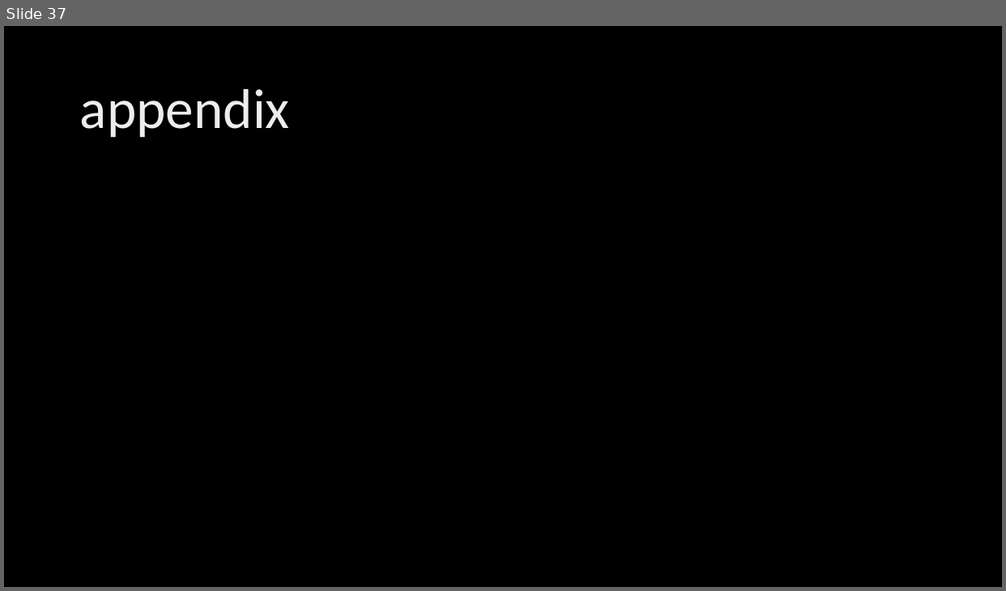
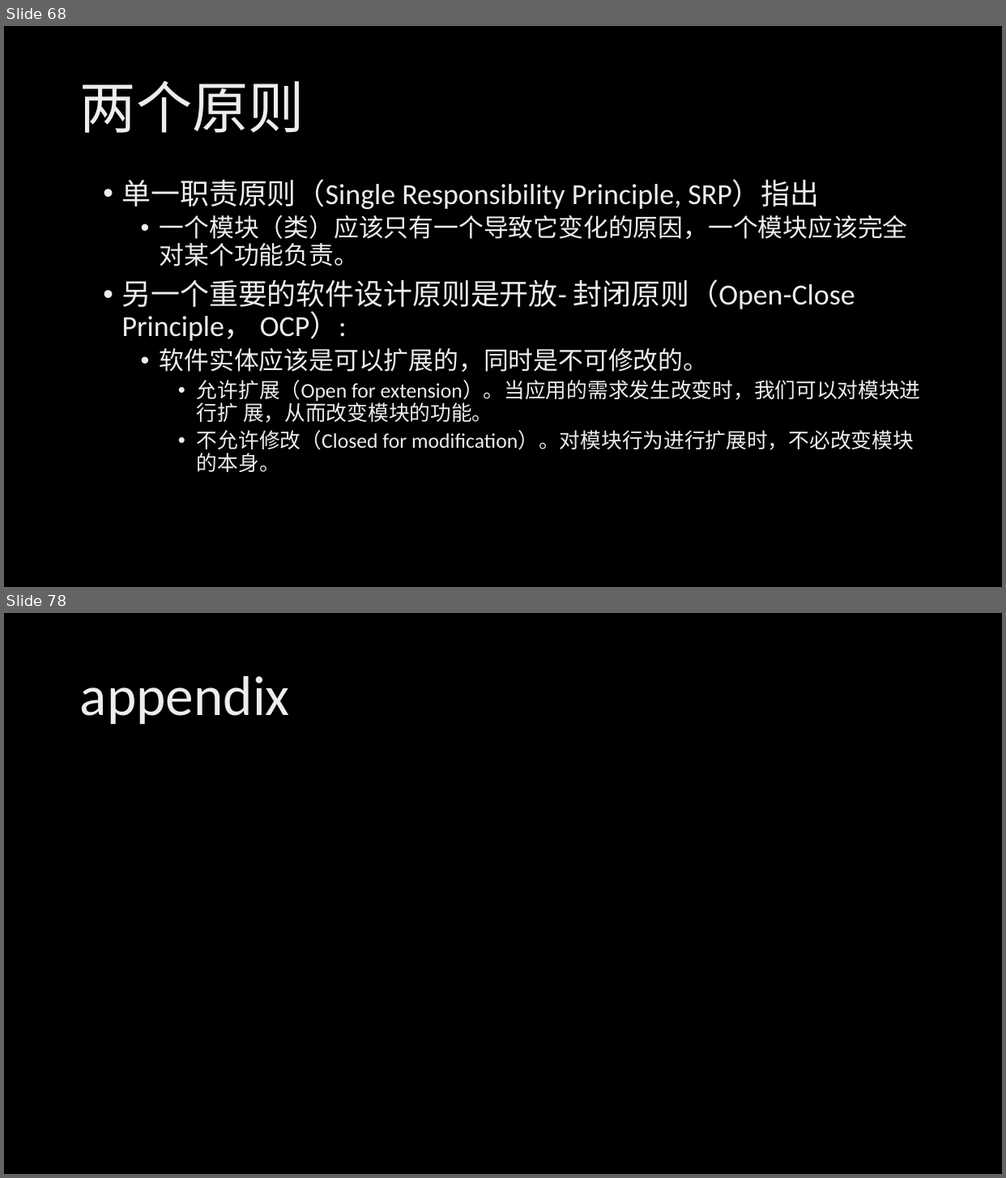
Before and after one commit to xinase/ASE, a slide deck: chapter02/ASE_2_Engineering_Skills.pptx. Shown one above the other, each under a label of ours: slide 37 before the commit, slides 68 and 78 after it; the slides between them are not shown. The pictures are 1006x591 and 1006x1178 pixels, drawn with LibreOffice and Linux fonts; fonts in the diff are those of the drawing; background and template pictures are left out. Boxes give left, top, right and bottom in pixels: in the first picture for what was removed or moved away, otherwise in the second. Text is boxed around its words. In the diff, an @@ line names an element or a change of style, - is before the commit and + after.

```diff
--- a/chapter02/ASE_2_Engineering_Skills.pptx
+++ b/chapter02/ASE_2_Engineering_Skills.pptx
@@ slide 68 added at (x1=4, y1=26, x2=1002, y2=587), background picture (left out) @@
@@ title added at (x1=80, y1=81, x2=305, y2=133), 54 pt, text gradient #BFBFBF to #EDEDED to #FFFFFF @@
+两个原则
@@ text added at (x1=122, y1=179, x2=921, y2=472), 20 pt, text gradient #BFBFBF to #EDEDED to #FFFFFF @@
+• 单一职责原则（Single Responsibility Principle, SRP）指出
+  • 一个模块（类）应该只有一个导致它变化的原因，一个模块应该完全对某个功能负责。
+• 另一个重要的软件设计原则是开放- 封闭原则（Open-Close Principle， OCP）:
+  • 软件实体应该是可以扩展的，同时是不可修改的。
+    • 允许扩展（Open for extension）。当应用的需求发生改变时，我们可以对模块进行扩 展，从而改变模块的功能。
+    • 不允许修改（Closed for modification）。对模块行为进行扩展时，不必改变模块的本身。
@@ what was slide 37 is now slide 78 @@
```
Also in this commit, not shown: 40 other slides added, 5 other files.
